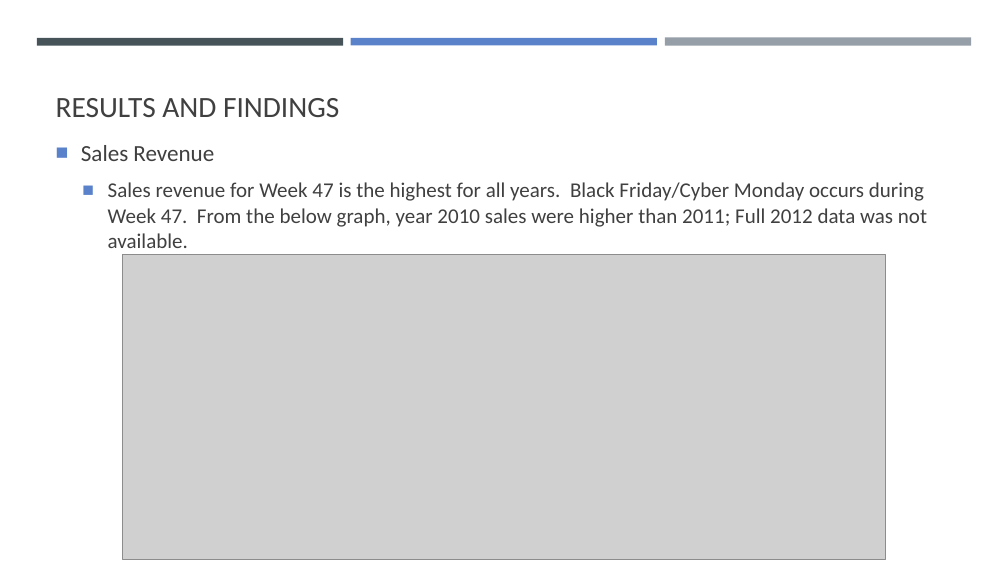
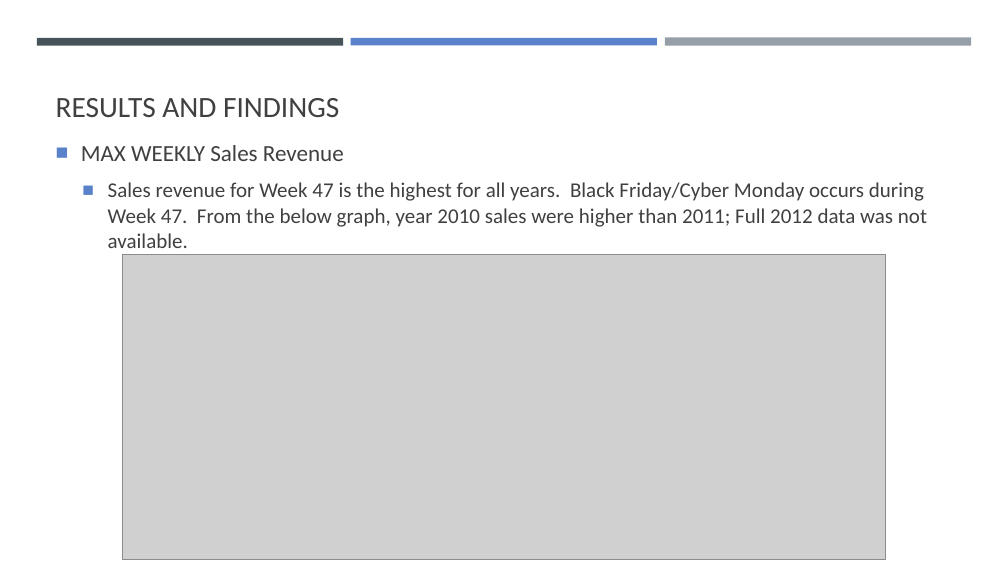
Before and after one commit to tbhaijee/Walmart-Sales-Predications, a slide deck: slide 8 of Project 1 PPT Slides.pptx. Drawn at 1008x567 pixels with LibreOffice and Linux fonts; fonts in the diff are those of the drawing; grey boxes stand for pictures. Boxes give left, top, right and bottom in pixels: in the first picture for what was removed or moved away, otherwise in the second. Text is boxed around its words. In the diff, an @@ line names an element or a change of style, - is before the commit and + after.

```diff
--- a/Project 1 PPT Slides.pptx
+++ b/Project 1 PPT Slides.pptx
@@ text at [81,145,344,161]: text changed @@
-■ Sales Revenue
+■ MAX WEEKLY Sales Revenue
```
Also in this commit, not shown: 9 other slides changed.
